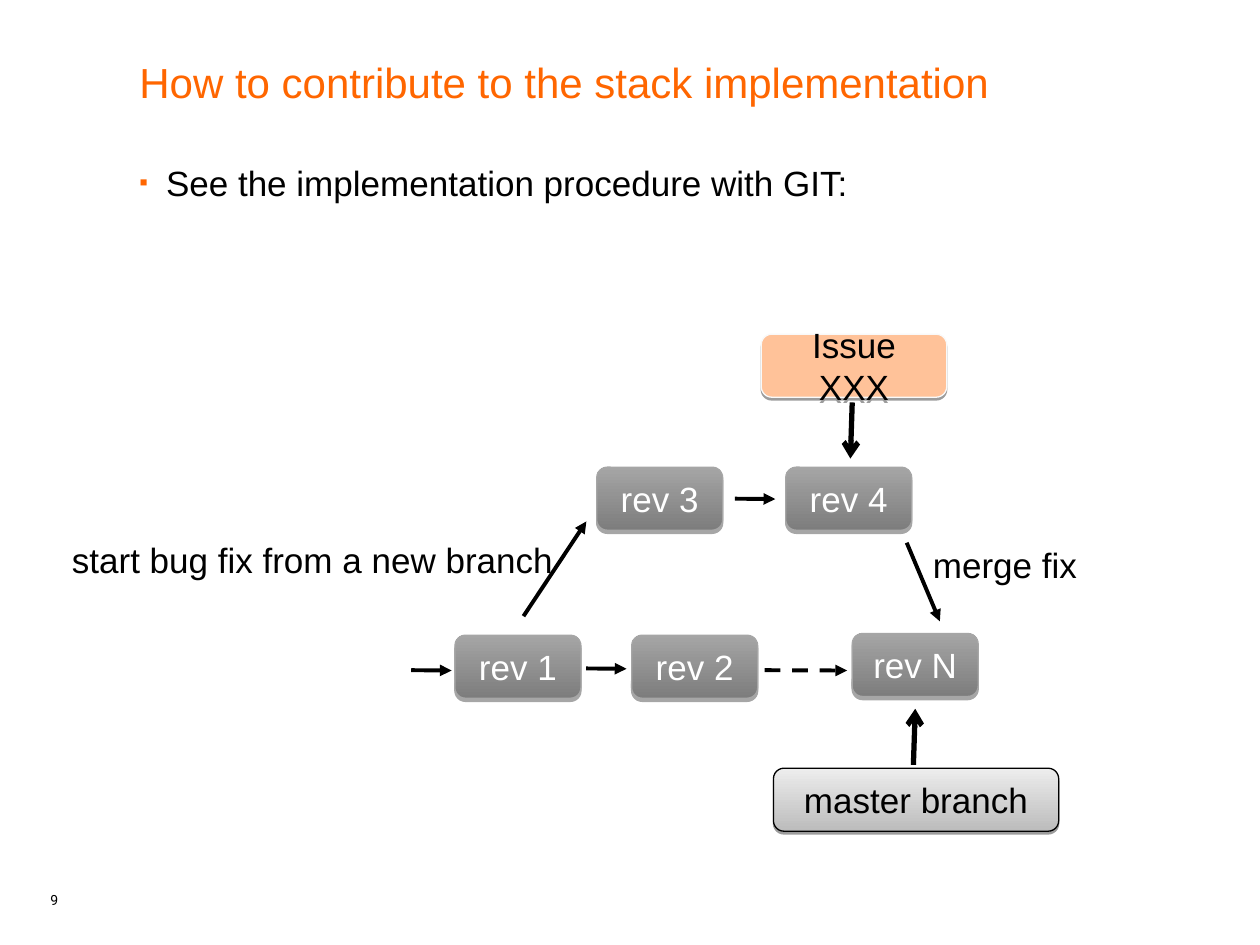
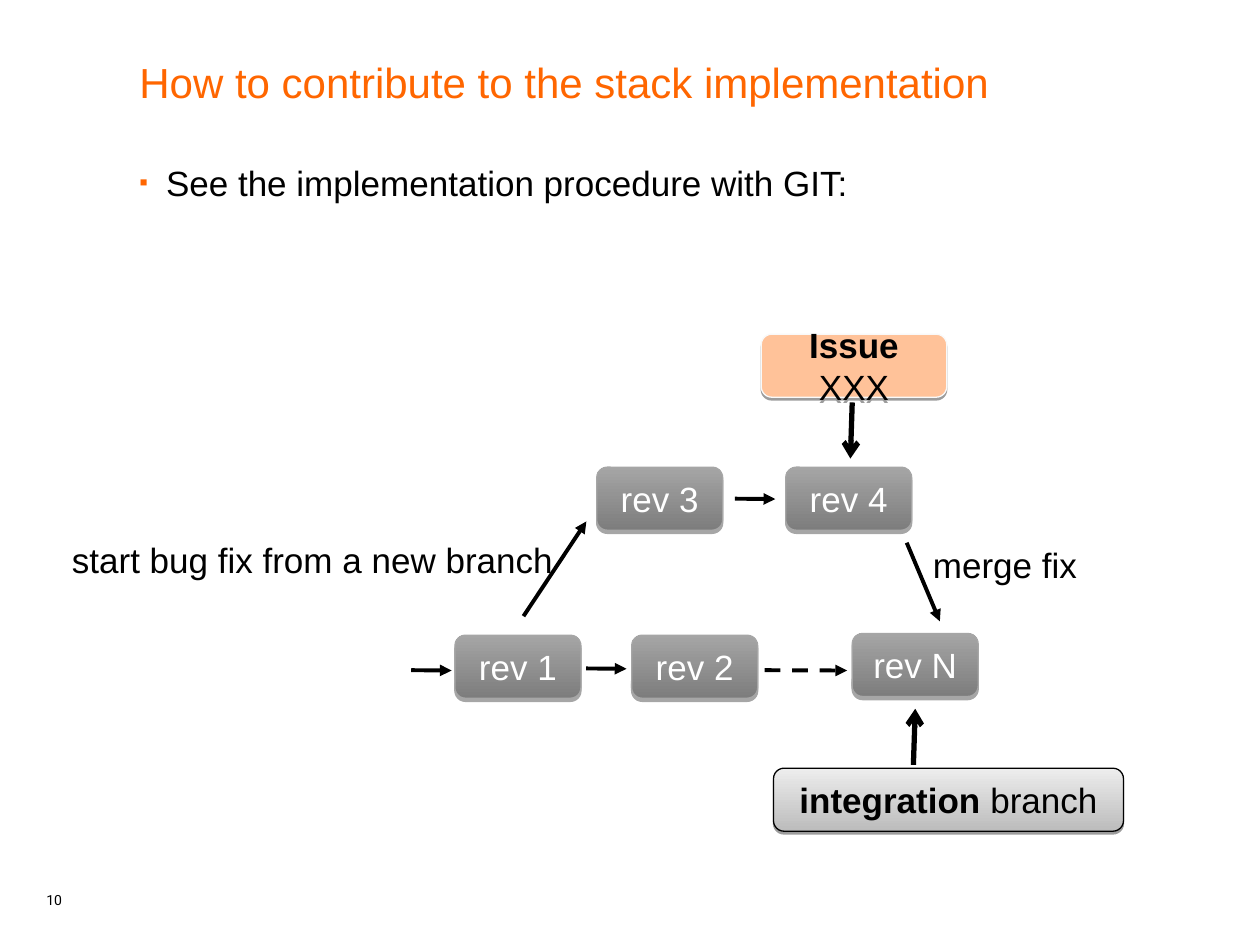
Before and after one commit to android-rcs/rcsjta, a slide deck: slide 10 of docs/RCSJTA_open_source.ppt (slide 9 before the commit). Drawn at 1260x945 pixels with LibreOffice and Linux fonts; fonts in the diff are those of the drawing. Boxes give left, top, right and bottom in pixels: in the first picture for what was removed or moved away, otherwise in the second. Text is boxed around its words. In the diff, an @@ line names an element or a change of style, - is before the commit and + after.

```diff
--- a/docs/RCSJTA_open_source.ppt
+++ b/docs/RCSJTA_open_source.ppt
@@ rounded rectangle "Issue XXX" at (x1=761, y1=334, x2=946, y2=397): bold on in "Issue" @@
@@ rounded rectangle "integration branch" resized from (x1=774, y1=769, x2=1058, y2=832) to (x1=774, y1=769, x2=1124, y2=832) @@
@@ text in rounded rectangle at (x1=799, y1=788, x2=1097, y2=821): text changed; bold on @@
-master branch
+integration branch
@@ page number at (x1=46, y1=895, x2=62, y2=905): text changed @@
-9
+10
```
Also in this commit, not shown: 3 other slides changed, 1 slide added.
